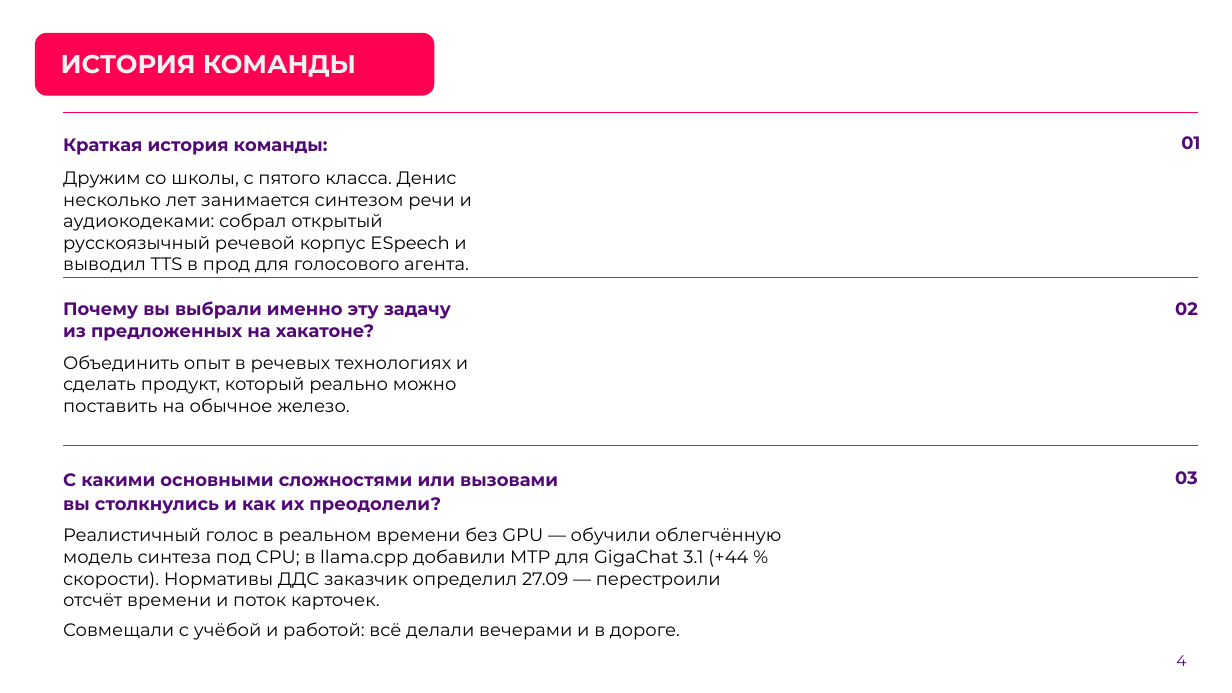
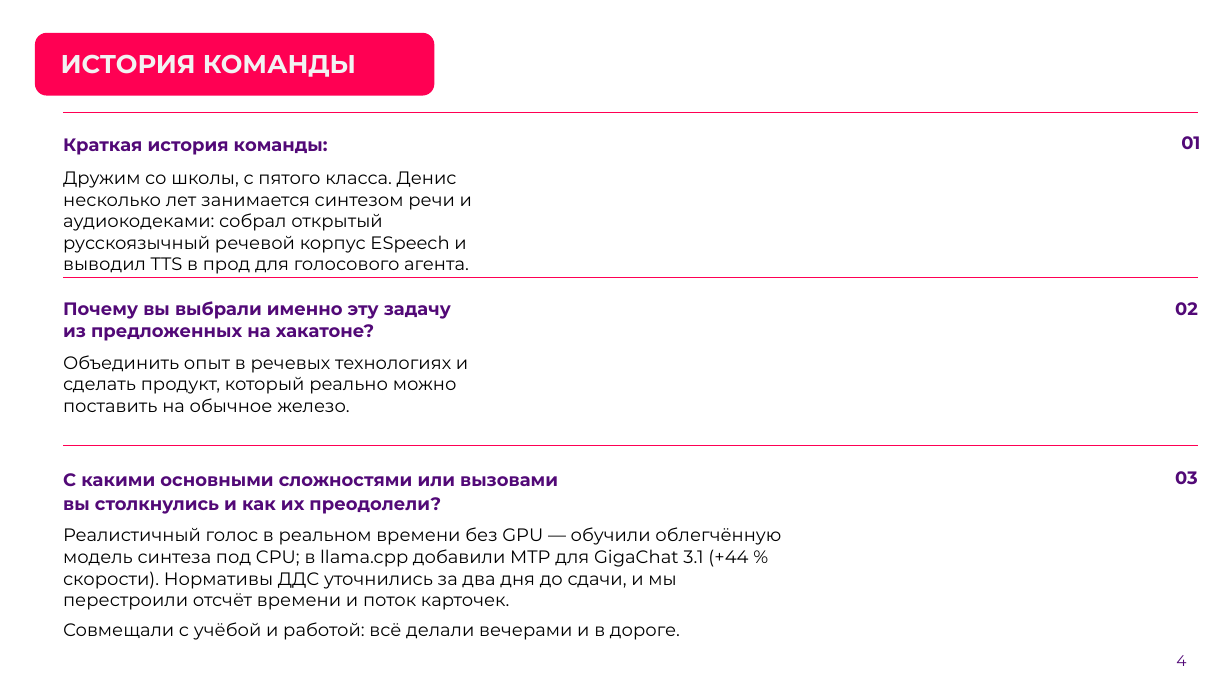
Before and after one commit to Den4ikAI/arm112-trainer_final, a slide deck: slide 4 of docs/презентация.pptx. Drawn at 1232x693 pixels with LibreOffice and Linux fonts; fonts in the diff are those of the drawing; background and template pictures are left out. Boxes give left, top, right and bottom in pixels: in the first picture for what was removed or moved away, otherwise in the second. Text is boxed around its words. In the diff, an @@ line names an element or a change of style, - is before the commit and + after.

```diff
--- a/docs/презентация.pptx
+++ b/docs/презентация.pptx
@@ text at <box>63,527,781,610</box>: text changed @@
-Реалистичный голос в реальном времени без GPU — обучили облегчённую модель синтеза под CPU; в llama.cpp добавили MTP для GigaChat 3.1 (+44 % скорости). Нормативы ДДС заказчик определил 27.09 — перестроили отсчёт времени и поток карточек.
+Реалистичный голос в реальном времени без GPU — обучили облегчённую модель синтеза под CPU; в llama.cpp добавили MTP для GigaChat 3.1 (+44 % скорости). Нормативы ДДС уточнились за два дня до сдачи, и мы перестроили отсчёт времени и поток карточек.
```
Also in this commit, not shown: 25 other slides changed, 6 other files.
